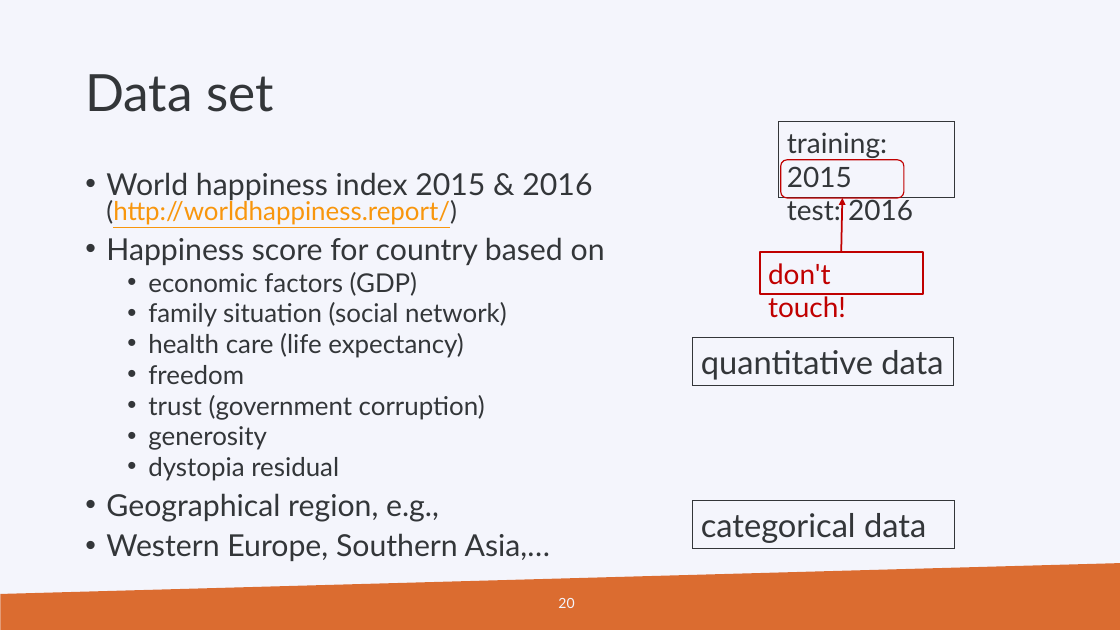
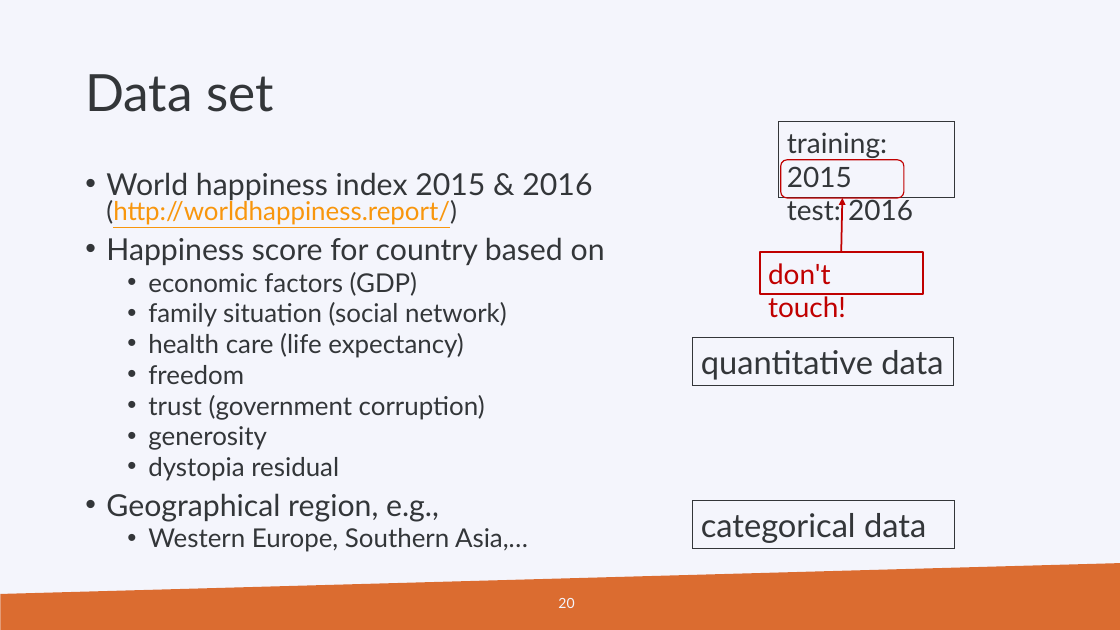
Before and after one commit to gjbex/Machine-learning-with-Python, a slide deck: slide 20 of python_for_machine_learning.pptx. Drawn at 1120x630 pixels with LibreOffice and Linux fonts; fonts in the diff are those of the drawing; background and template pictures are left out. Boxes give left, top, right and bottom in pixels: in the first picture for what was removed or moved away, otherwise in the second. Text is boxed around its words. In the diff, an @@ line names an element or a change of style, - is before the commit and + after.

```diff
--- a/python_for_machine_learning.pptx
+++ b/python_for_machine_learning.pptx
@@ text at box(148, 528, 528, 552): size 25.9 to 22.2 pt in "Western Europe, Southern Asia,…"; list level 1 to 2 in "Western Europe, Southern Asia,…" @@
```
Also in this commit, not shown: 3 other slides changed.
